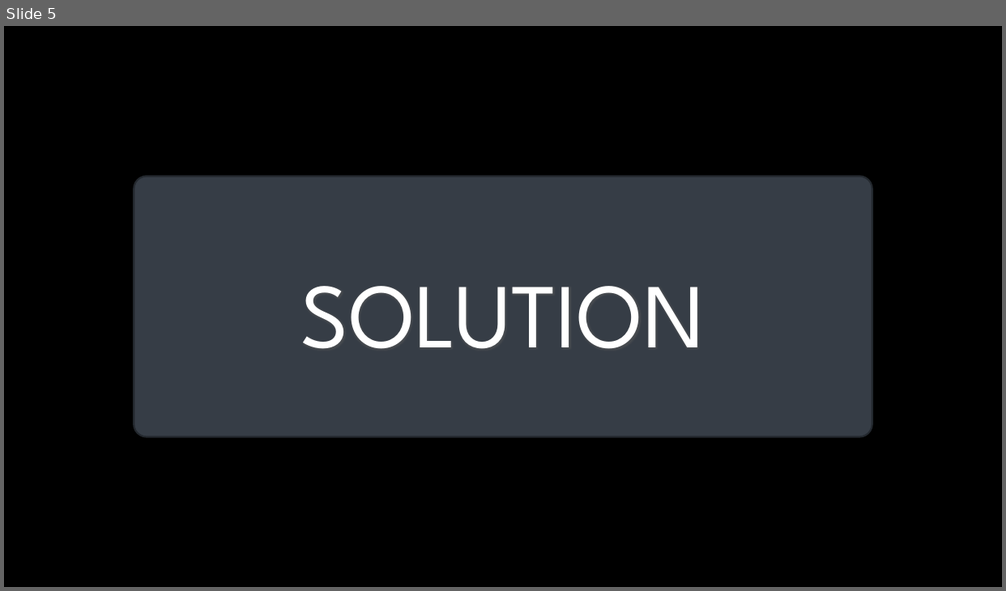
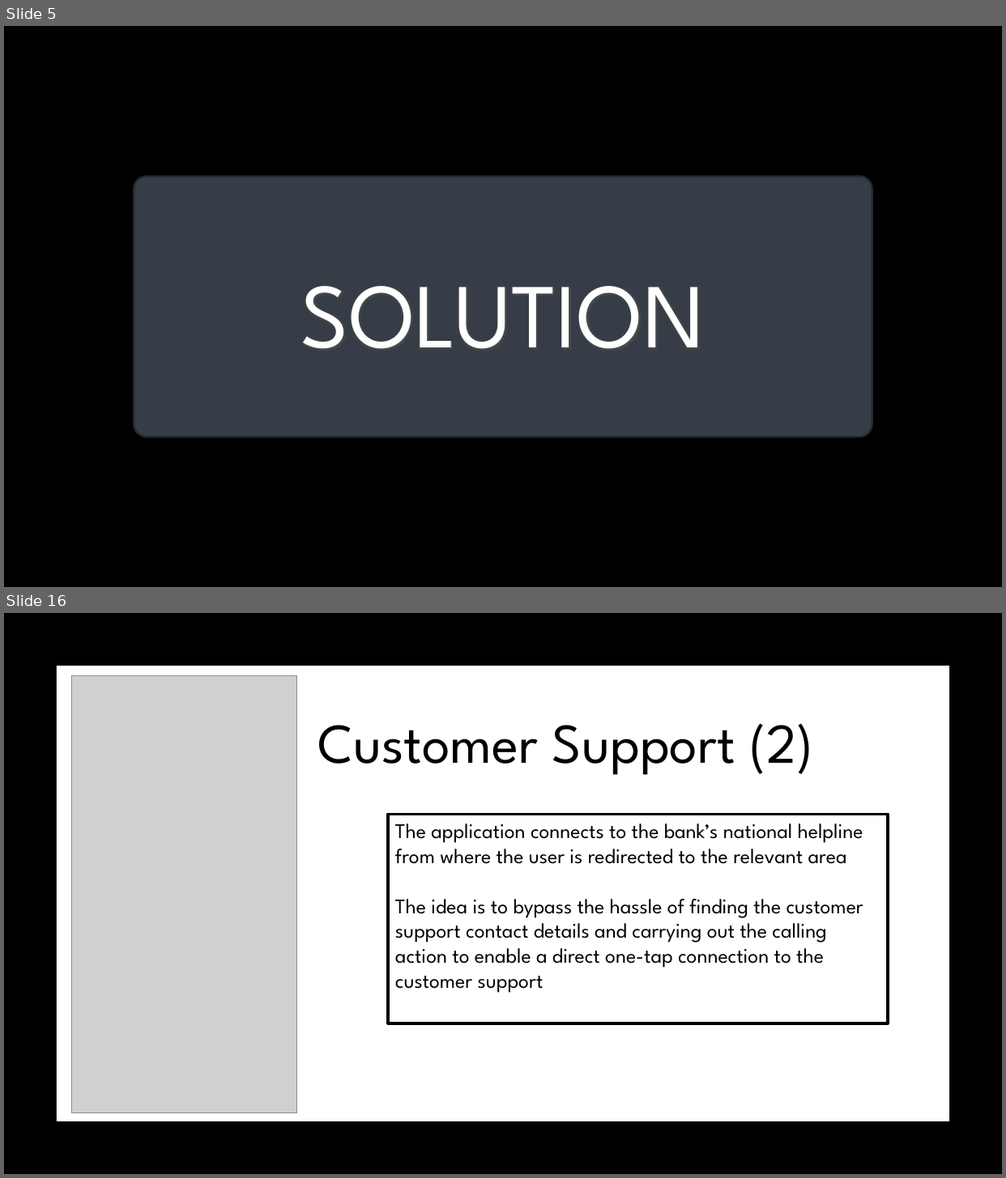
Before and after one commit to robobot97/GradHackTeam30, a slide deck: GradHack Project Presentation.pptx. Shown one above the other, each under a label of ours: slide 5 before the commit, slides 5 and 16 after it; the slides between them are not shown. The pictures are 1006x591 and 1006x1178 pixels, drawn with LibreOffice and Linux fonts; fonts in the diff are those of the drawing; grey boxes stand for pictures; background and template pictures are left out. Boxes give left, top, right and bottom in pixels: in the first picture for what was removed or moved away, otherwise in the second. Text is boxed around its words. In the diff, an @@ line names an element or a change of style, - is before the commit and + after.

```diff
--- a/GradHack Project Presentation.pptx
+++ b/GradHack Project Presentation.pptx
@@ slide 16 added at bbox=[4, 613, 1002, 1174], background picture (left out) @@
@@ rectangle added at bbox=[57, 666, 949, 1122], fill #FFFFFF @@
@@ picture added at bbox=[71, 676, 296, 1113] @@
@@ text added at bbox=[318, 724, 813, 775], 54 pt, text #000000 @@
+Customer Support (2)
@@ rectangle added at bbox=[388, 815, 889, 1023], fill #FFFFFF, outline #000000 3 pt, 20 pt, text #000000 @@
+The application connects to the bank’s national helpline from where the user is redirected to the relevant area
+The idea is to bypass the hassle of finding the customer support contact details and carrying out the calling action to enable a direct one-tap connection to the customer support
```
Also in this commit, not shown: 4 slides changed, 12 other slides added, 2 slides removed, 11 other files.
